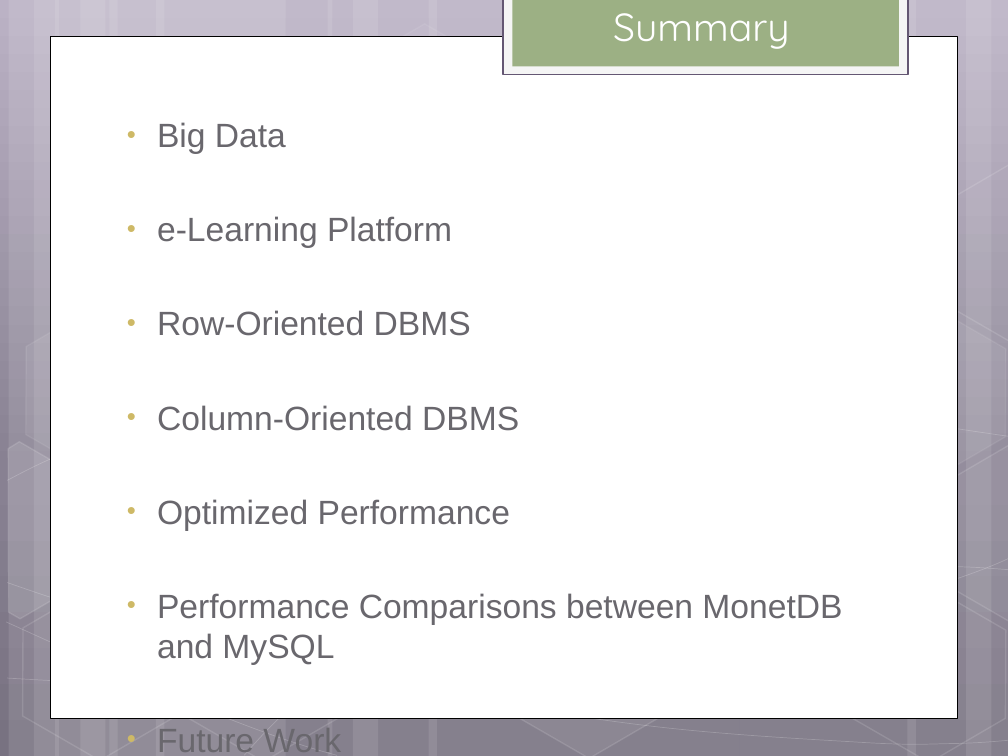
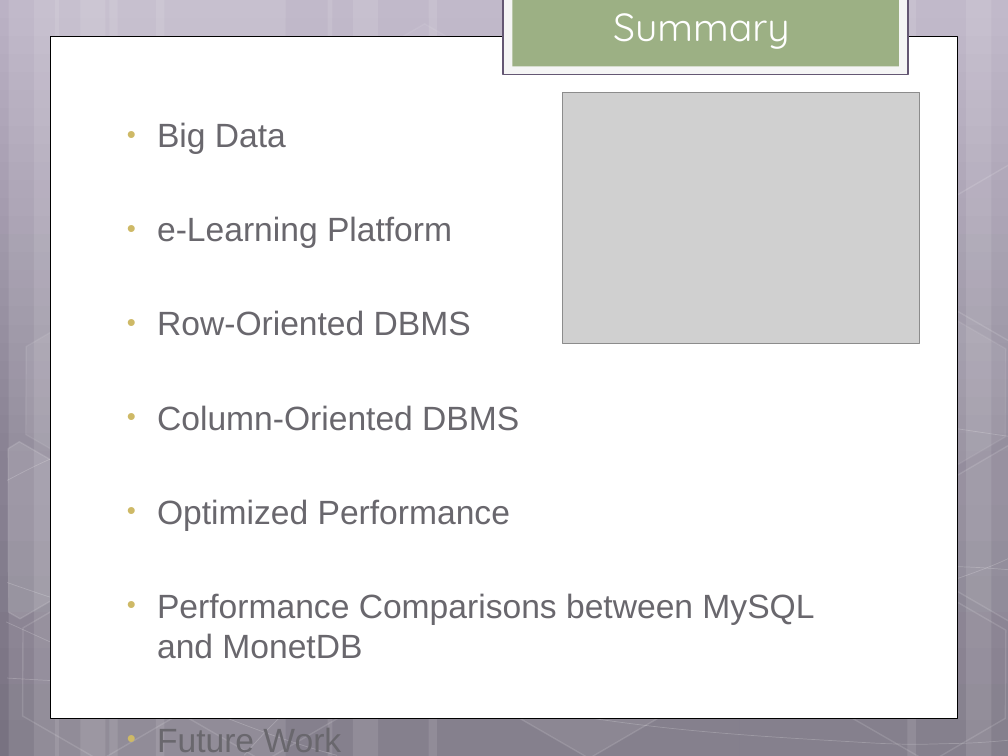
Before and after one commit to helpcat/bigdataworkshop2, a slide deck: slide 3 of slides/MonetDB workshop.pptx (slide 2 before the commit). Drawn at 1008x756 pixels with LibreOffice and Linux fonts; fonts in the diff are those of the drawing; grey boxes stand for pictures. Boxes give left, top, right and bottom in pixels: in the first picture for what was removed or moved away, otherwise in the second. Text is boxed around its words. In the diff, an @@ line names an element or a change of style, - is before the commit and + after.

```diff
--- a/slides/MonetDB workshop.pptx
+++ b/slides/MonetDB workshop.pptx
@@ picture added at <box>562,93,919,344</box> @@
@@ text at <box>157,593,814,659</box>: text changed @@
-• Performance Comparisons between MonetDB and MySQL
+• Performance Comparisons between MySQL and MonetDB
```
Also in this commit, not shown: 22 other slides changed, 7 slides added, 1 slide removed.
